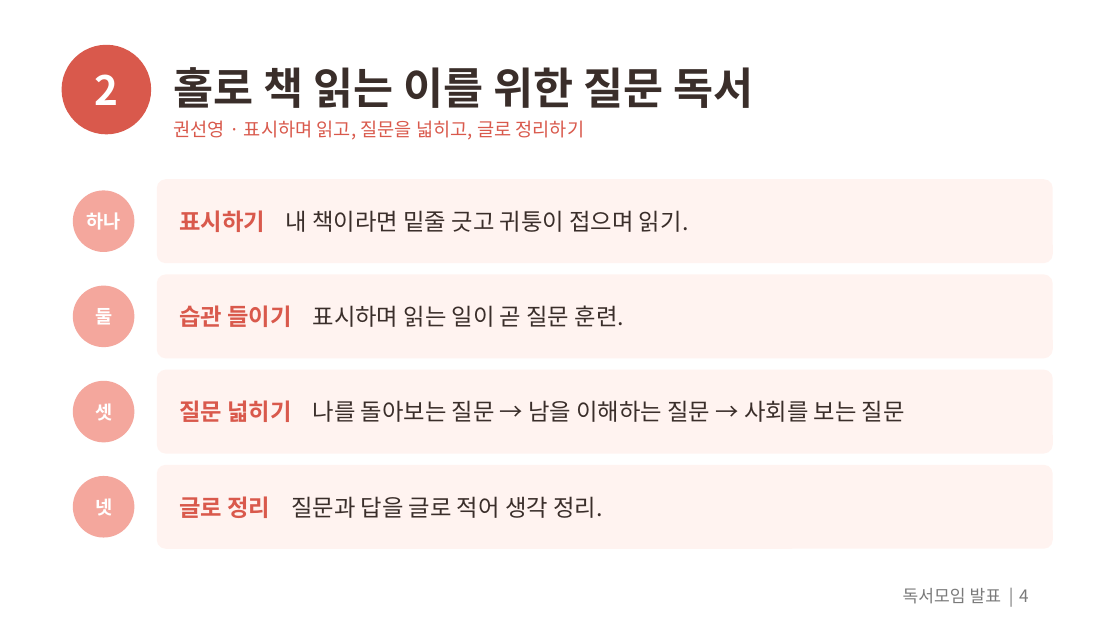
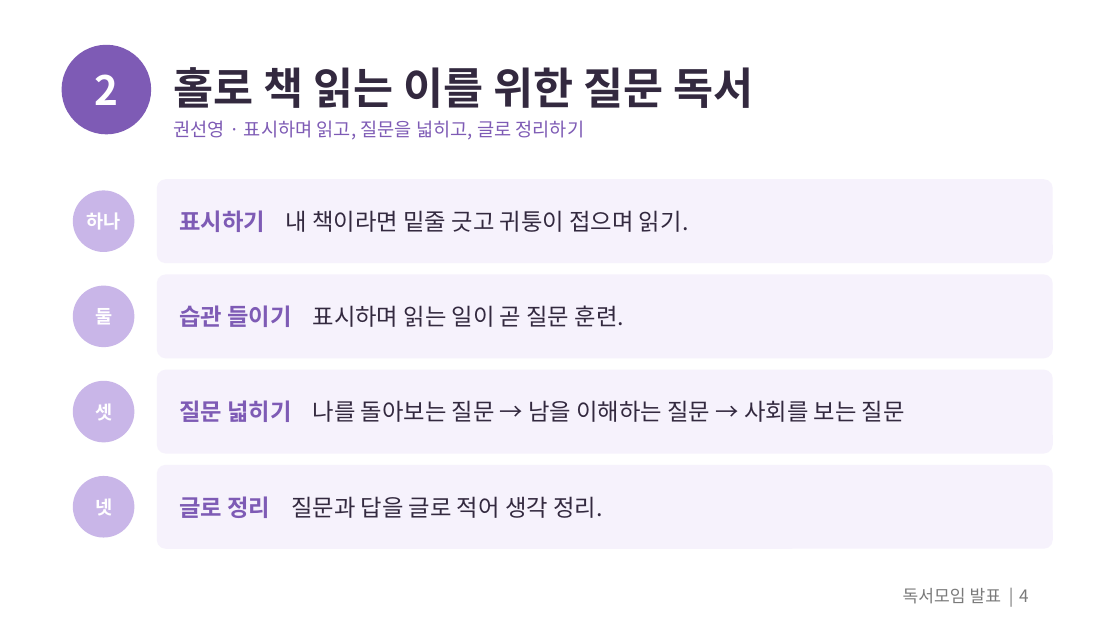
Before and after one commit to outis-books/bookclub, a slide deck: slide 4 of question-reading/question-reading.pptx. Drawn at 1120x630 pixels with LibreOffice and Linux fonts; fonts in the diff are those of the drawing. Boxes give left, top, right and bottom in pixels: in the first picture for what was removed or moved away, otherwise in the second. Text is boxed around its words. In the diff, an @@ line names an element or a change of style, - is before the commit and + after.

```diff
--- a/question-reading/question-reading.pptx
+++ b/question-reading/question-reading.pptx
@@ ellipse at [62,45,151,134]: fill #D9594C to #7E5BB5 @@
@@ title "홀로 책 읽는 이를 위한 ..." at [174,67,753,108]: text colour #3A2E2A to #33293F @@
@@ text "권선영 · 표시하며 읽고, 질문을 ..." at [174,120,585,140]: text colour #D9594C to #7E5BB5 @@
@@ text "표시하기 내 책이라면 밑줄 긋고 ..." at [179,210,689,232]: text colour #D9594C to #7E5BB5 in "표시하기"; text colour #3A2E2A to #33293F in "내 책이라면 밑줄 긋고 귀퉁이 접으며 읽기." @@
@@ text "습관 들이기 표시하며 읽는 일이 ..." at [179,305,625,327]: text colour #D9594C to #7E5BB5 in "습관 들이기"; text colour #3A2E2A to #33293F in "표시하며 읽는 일이 곧 질문 훈련." @@
@@ text "질문 넓히기 나를 돌아보는 질문 ..." at [179,400,905,422]: text colour #D9594C to #7E5BB5 in "질문 넓히기"; text colour #3A2E2A to #33293F in "나를 돌아보는 질문 → 남을 이해하는 질문 ..." @@
@@ fill #F4A79D to #C9B6E8 in 4 elements at [73,190,134,252], [73,286,134,347], [73,381,134,442], [73,476,134,538] @@
@@ fill #FFF3F0 to #F6F2FC in 4 elements at [157,179,1053,263], [157,274,1053,358], [157,370,1053,454], [157,465,1053,549] @@
@@ text "글로 정리 질문과 답을 글로 ..." at [179,496,603,518]: text colour #D9594C to #7E5BB5 in "글로 정리"; text colour #3A2E2A to #33293F in "질문과 답을 글로 적어 생각 정리." @@
```
Also in this commit, not shown: 14 other slides changed, 17 other files.
